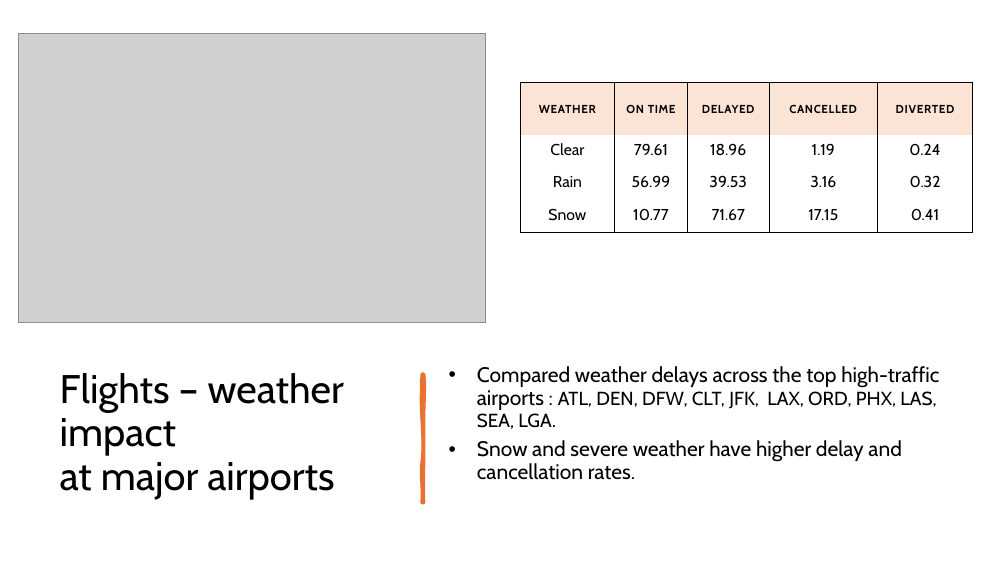
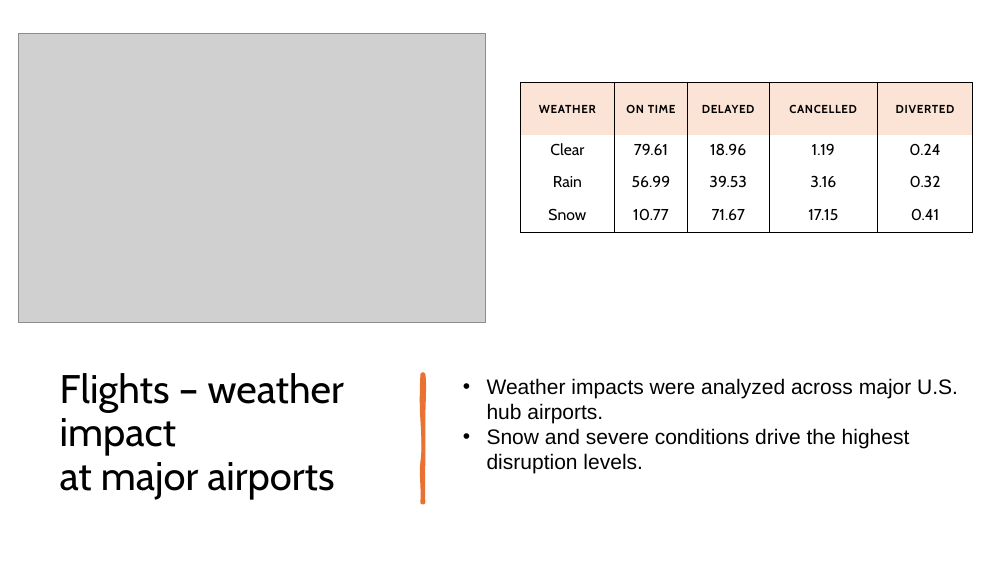
Before and after one commit to divyavegi/Capstone-Flight-Delay-and-Cancellation-, a slide deck: slide 13 of CAPSTONE US FLIGHT DISRUPTION.pptx. Drawn at 1008x567 pixels with LibreOffice and Linux fonts; fonts in the diff are those of the drawing; grey boxes stand for pictures. Boxes give left, top, right and bottom in pixels: in the first picture for what was removed or moved away, otherwise in the second. Text is boxed around its words. In the diff, an @@ line names an element or a change of style, - is before the commit and + after.

```diff
--- a/CAPSTONE US FLIGHT DISRUPTION.pptx
+++ b/CAPSTONE US FLIGHT DISRUPTION.pptx
@@ text at bbox=[487, 378, 958, 474]: text changed; font Cabin to Arial @@
-• Compared weather delays across the top high-traffic airports : ATL, DEN, DFW, CLT, JFK, LAX, ORD, PHX, LAS, SEA, LGA.
-• Snow and severe weather have higher delay and cancellation rates.
+• Weather impacts were analyzed across major U.S. hub airports.
+• Snow and severe conditions drive the highest disruption levels.
```
Also in this commit, not shown: 12 other slides changed, 3 other files.
